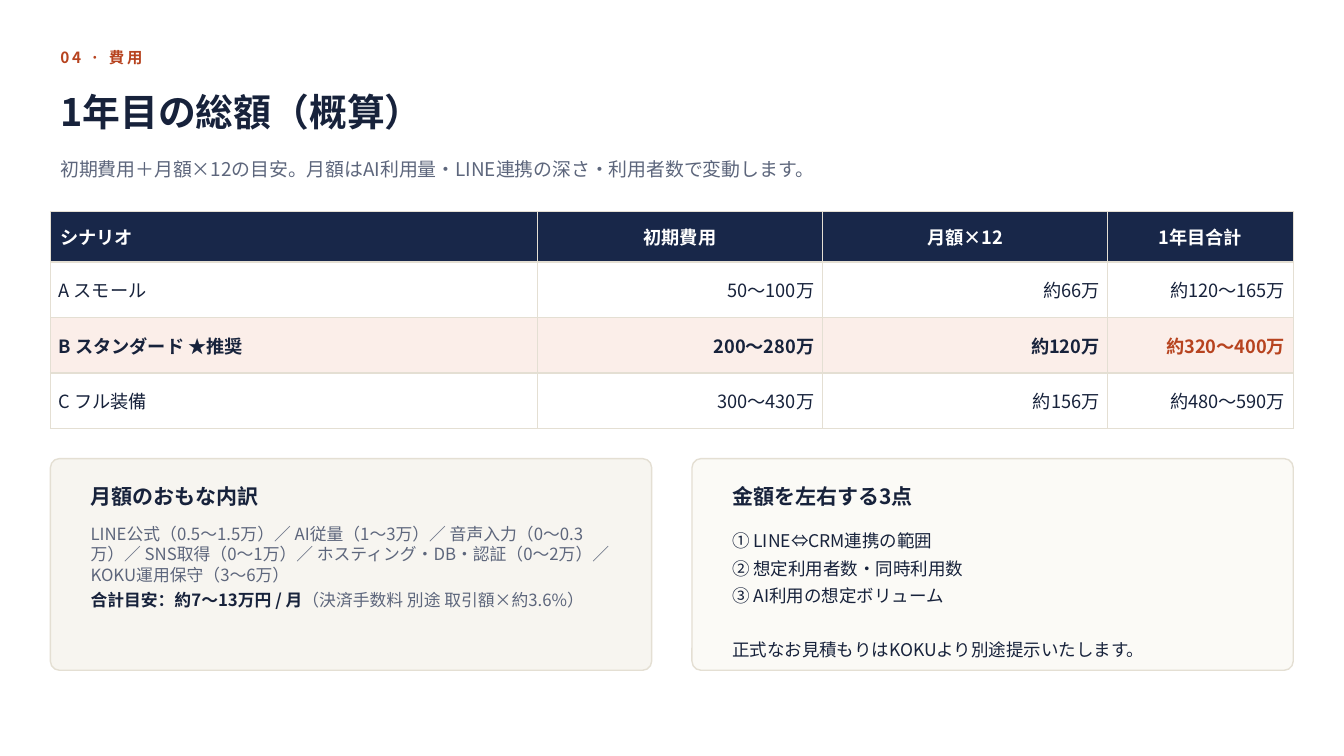
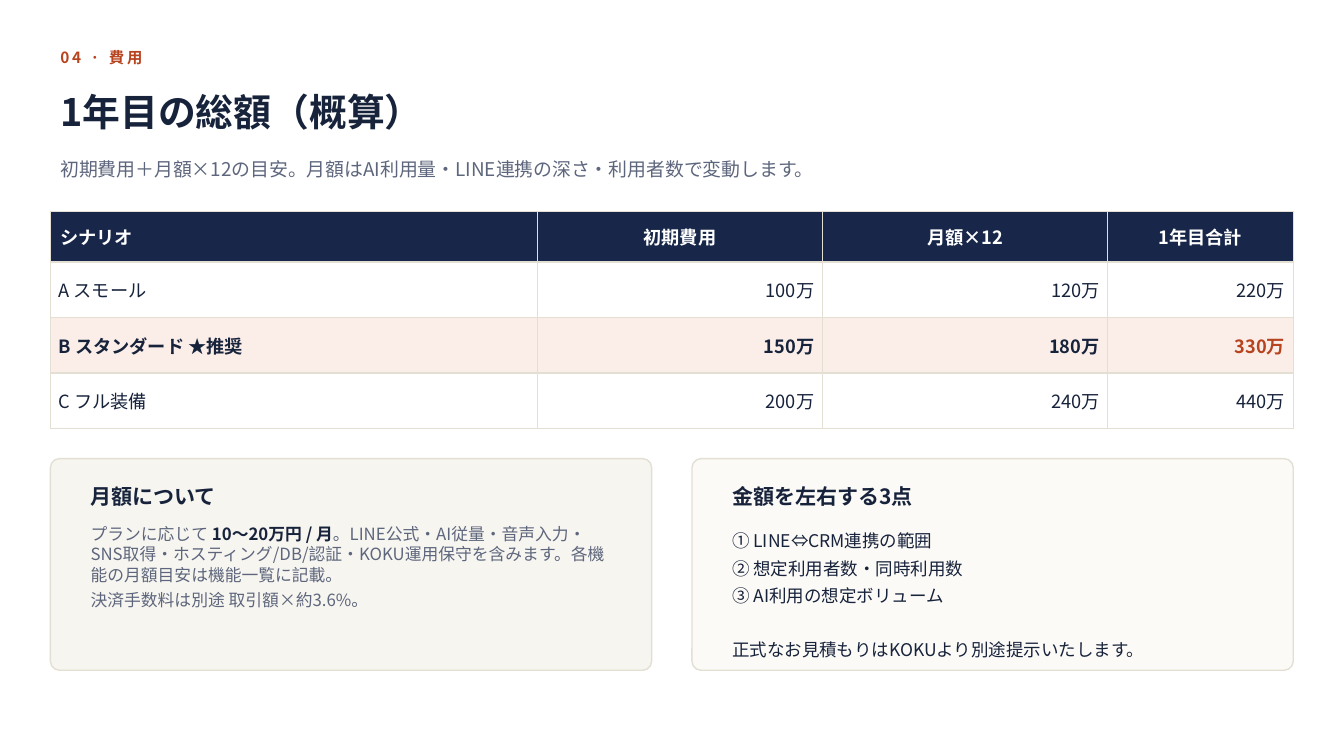
Before and after one commit to nanzetianling-beep/good, a slide deck: slide 9 of baton-pass-takt-proposal.pptx. Drawn at 1344x756 pixels with LibreOffice and Linux fonts; fonts in the diff are those of the drawing. Boxes give left, top, right and bottom in pixels: in the first picture for what was removed or moved away, otherwise in the second. Text is boxed around its words. In the diff, an @@ line names an element or a change of style, - is before the commit and + after.

```diff
--- a/baton-pass-takt-proposal.pptx
+++ b/baton-pass-takt-proposal.pptx
@@ table at (50, 212, 1294, 414) @@
-row 2: A スモール | 50〜100万 | 約66万 | 約120〜165万
+row 2: A スモール | 100万 | 120万 | 220万
-row 3: B スタンダード ★推奨 | 200〜280万 | 約120万 | 約320〜400万
+row 3: B スタンダード ★推奨 | 150万 | 180万 | 330万
-row 4: C フル装備 | 300〜430万 | 約156万 | 約480〜590万
+row 4: C フル装備 | 200万 | 240万 | 440万
@@ text at (91, 486, 216, 506): text changed @@
-月額のおもな内訳
+月額について
@@ text at (91, 526, 605, 608): text changed @@
-LINE公式（0.5〜1.5万）／ AI従量（1〜3万）／ 音声入力（0〜0.3万）／ SNS取得（0〜1万）／ ホスティング・DB・認証（0〜2万）／ KOKU運用保守（3〜6万）
-合計目安：約7〜13万円 / 月（決済手数料 別途 取引額×約3.6%）
+プランに応じて 10〜20万円 / 月。LINE公式・AI従量・音声入力・SNS取得・ホスティング/DB/認証・KOKU運用保守を含みます。各機能の月額目安は機能一覧に記載。
+決済手数料は別途 取引額×約3.6%。
```
Also in this commit, not shown: 5 other slides changed, 1 other file.
